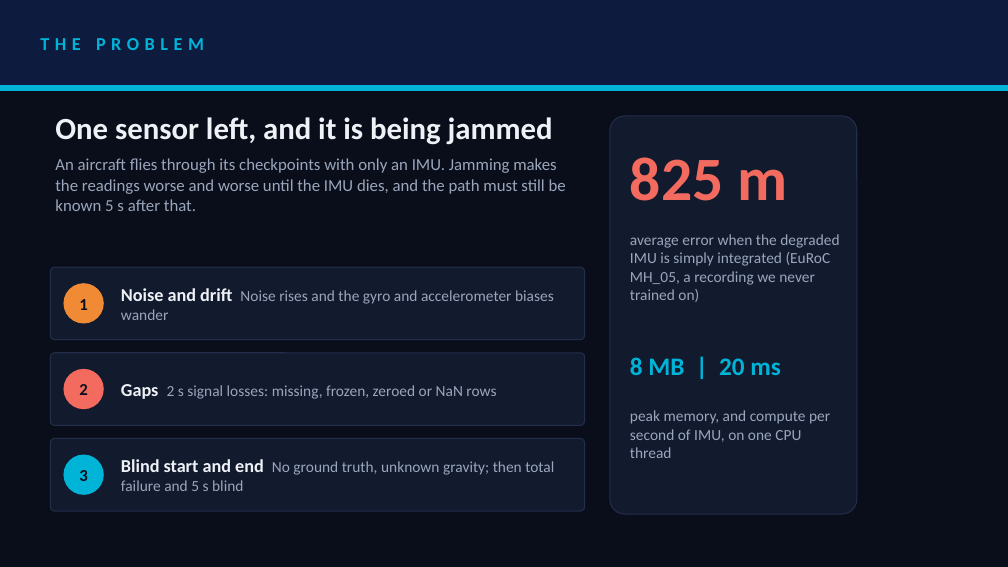
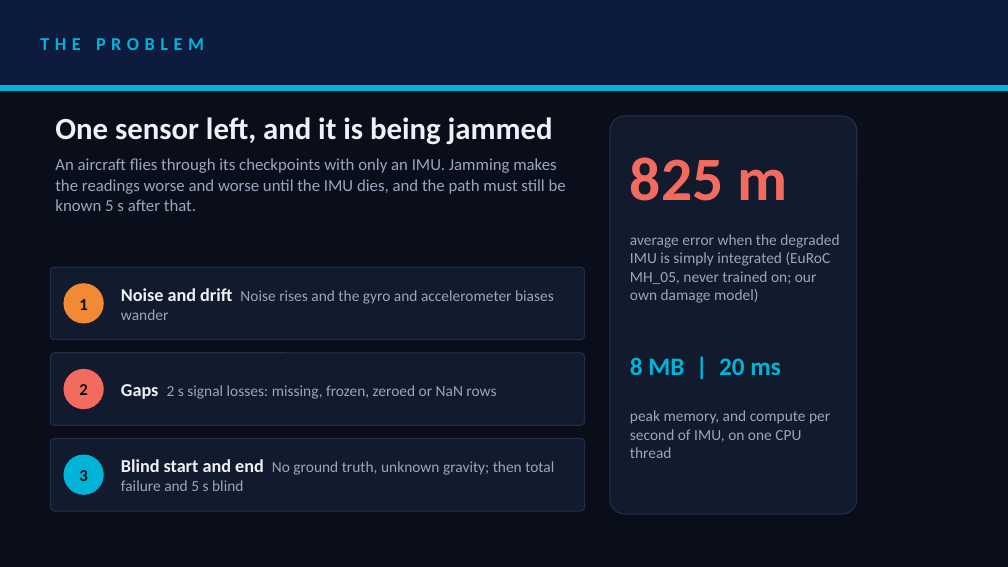
Before and after one commit to rehaanajani/pathfinder-xr, a slide deck: slide 2 of deck/SRMIST_CaliforniaBurrito.pptx. Drawn at 1008x567 pixels with LibreOffice and Linux fonts; fonts in the diff are those of the drawing. Boxes give left, top, right and bottom in pixels: in the first picture for what was removed or moved away, otherwise in the second. Text is boxed around its words. In the diff, an @@ line names an element or a change of style, - is before the commit and + after.

Commit message:
Updated the deck to the final numbers on the organisers' script and fixed the wording reviewers flagged

```diff
--- a/deck/SRMIST_CaliforniaBurrito.pptx
+++ b/deck/SRMIST_CaliforniaBurrito.pptx
@@ text at [630, 234, 839, 303]: text changed @@
-average error when the degraded IMU is simply integrated (EuRoC MH_05, a recording we never trained on)
+average error when the degraded IMU is simply integrated (EuRoC MH_05, never trained on; our own damage model)
```
Also in this commit, not shown: 6 other slides changed, 2 other files.
